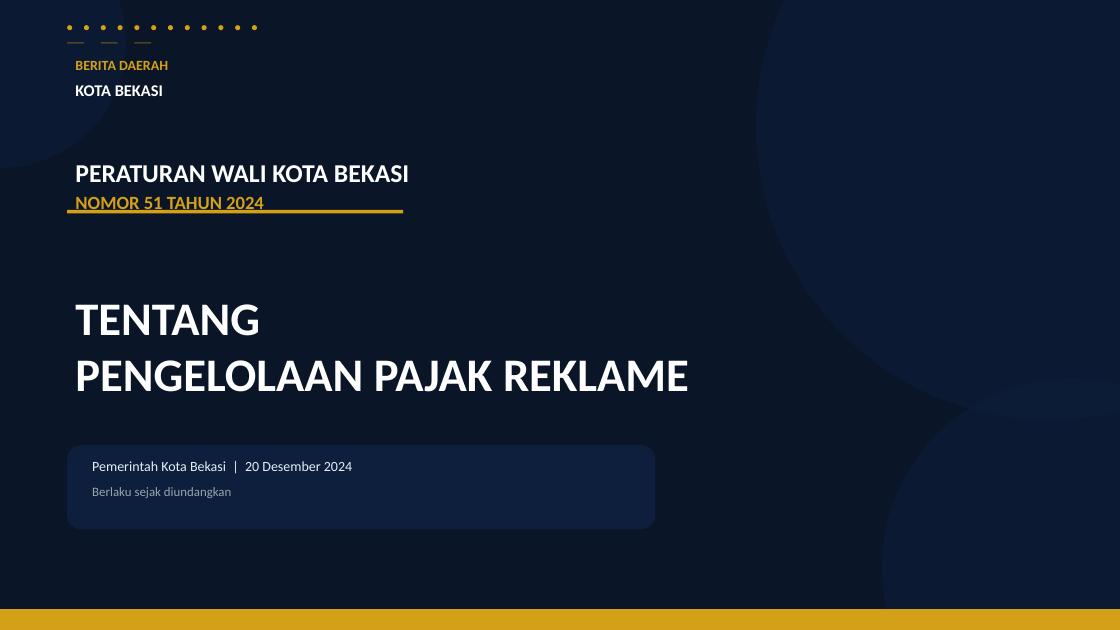
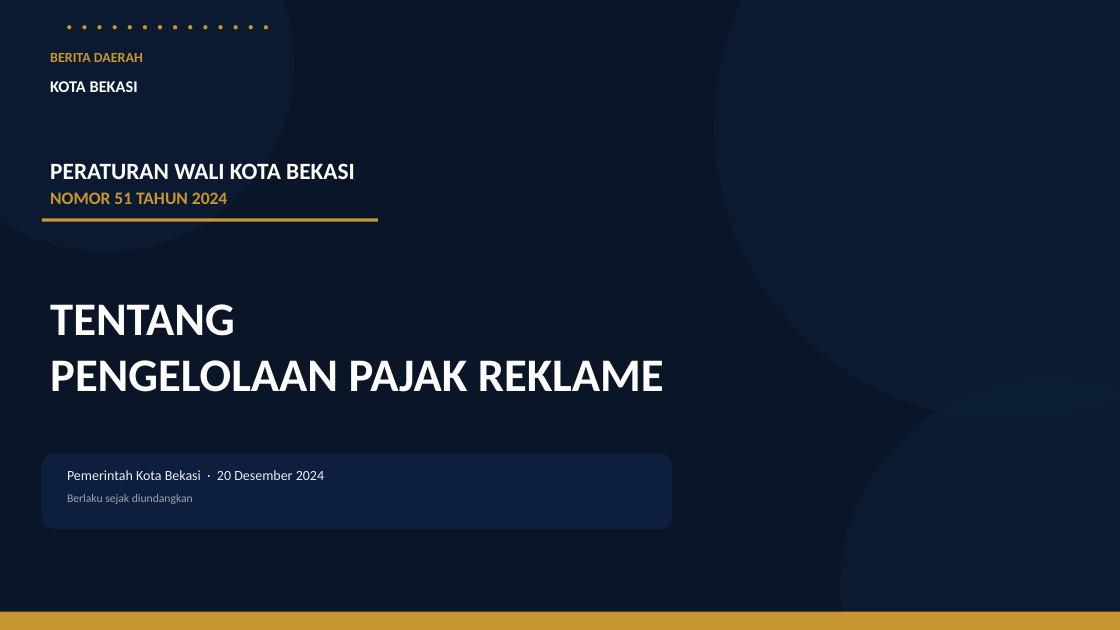
Before and after one commit to rahadiana/coba_ppt, a slide deck: slide 1 of Perwal_Bekasi_51_2024_Pajak_Reklame.pptx. Drawn at 1120x630 pixels with LibreOffice and Linux fonts; fonts in the diff are those of the drawing. Boxes give left, top, right and bottom in pixels: in the first picture for what was removed or moved away, otherwise in the second. Text is boxed around its words. In the diff, an @@ line names an element or a change of style, - is before the commit and + after.

```diff
--- a/Perwal_Bekasi_51_2024_Pajak_Reklame.pptx
+++ b/Perwal_Bekasi_51_2024_Pajak_Reklame.pptx
@@ ellipse removed at [0,0,126,168] @@
@@ ellipse added at [0,0,294,252], fill #0D1F3C at 45% opacity @@
@@ 3 ellipses: place and size @@
-3 ellipses at [101,25,139,30]
+3 ellipses at [97,25,132,29]
@@ 3 ellipses: place and size @@
-3 ellipses at [151,25,190,30]
+3 ellipses at [143,25,177,29]
@@ 3 ellipses: place and size @@
-3 ellipses at [202,25,240,30]
+3 ellipses at [188,25,223,29]
@@ ellipse: place and size @@
-ellipse at [252,25,257,30]
+ellipse at [234,25,238,29]
@@ ellipse added at [249,25,253,29], fill #C8962E @@
@@ ellipse added at [264,25,268,29], fill #C8962E @@
@@ text "BERITA DAERAH": place and size @@
-text "BERITA DAERAH" at [75,61,168,70]
+text "BERITA DAERAH" at [50,53,143,62]
@@ text "BERITA DAERAH" at [50,53,143,62]: text colour #D4A017 to #C8962E @@
@@ rectangle removed at [67,42,84,44] @@
@@ rectangle removed at [101,42,118,44] @@
@@ rectangle removed at [134,42,151,44] @@
@@ text "KOTA BEKASI": place and size @@
-text "KOTA BEKASI" at [75,85,163,96]
+text "KOTA BEKASI" at [50,81,138,92]
@@ text "PERATURAN WALI KOTA BEKASI": place and size @@
-text "PERATURAN WALI KOTA BEKASI" at [75,165,409,182]
+text "PERATURAN WALI KOTA BEKASI" at [50,163,355,179]
@@ text "PERATURAN WALI KOTA BEKASI" at [50,163,355,179]: size 22 to 20 pt @@
@@ text "NOMOR 51 TAHUN 2024": place and size @@
-text "NOMOR 51 TAHUN 2024" at [75,193,264,214]
+text "NOMOR 51 TAHUN 2024" at [50,192,227,204]
@@ text "NOMOR 51 TAHUN 2024" at [50,192,227,204]: size 16 to 15 pt, text colour #D4A017 to #C8962E @@
@@ fill #D4A017 to #C8962E in 14 elements at [67,25,71,29], [82,25,87,29], [97,25,102,29], [113,25,117,29], [128,25,132,29], [143,25,147,29], [158,25,162,29], [173,25,177,29], [188,25,192,29], [203,25,208,29], [218,25,223,29], [234,25,238,29], [0,612,1120,630], [42,218,378,222] @@
@@ rectangle: place and size @@
-rectangle at [67,210,403,213]
+rectangle at [42,218,378,222]
@@ text "TENTANG": place and size @@
-text "TENTANG" at [75,304,689,392]
+text "TENTANG" at [50,304,664,392]
@@ ellipse: place and size @@
-ellipse at [882,378,1120,630]
+ellipse at [840,378,1120,630]
@@ ellipse at [840,378,1120,630]: fill #0D1F3C at 50% opacity to #0D1F3C at 45% opacity @@
@@ rounded rectangle: place and size @@
-rounded rectangle at [67,445,655,529]
+rounded rectangle at [42,454,672,529]
@@ text at [67,470,324,480]: text changed @@
-Pemerintah Kota Bekasi | 20 Desember 2024
+Pemerintah Kota Bekasi · 20 Desember 2024
@@ text "Berlaku sejak diundangkan": place and size @@
-text "Berlaku sejak diundangkan" at [92,487,231,498]
+text "Berlaku sejak diundangkan" at [67,494,193,504]
@@ text "Berlaku sejak diundangkan" at [67,494,193,504]: size 11 to 10 pt @@
```
Also in this commit, not shown: 32 other slides changed, 1 slide removed, 2 other files.
